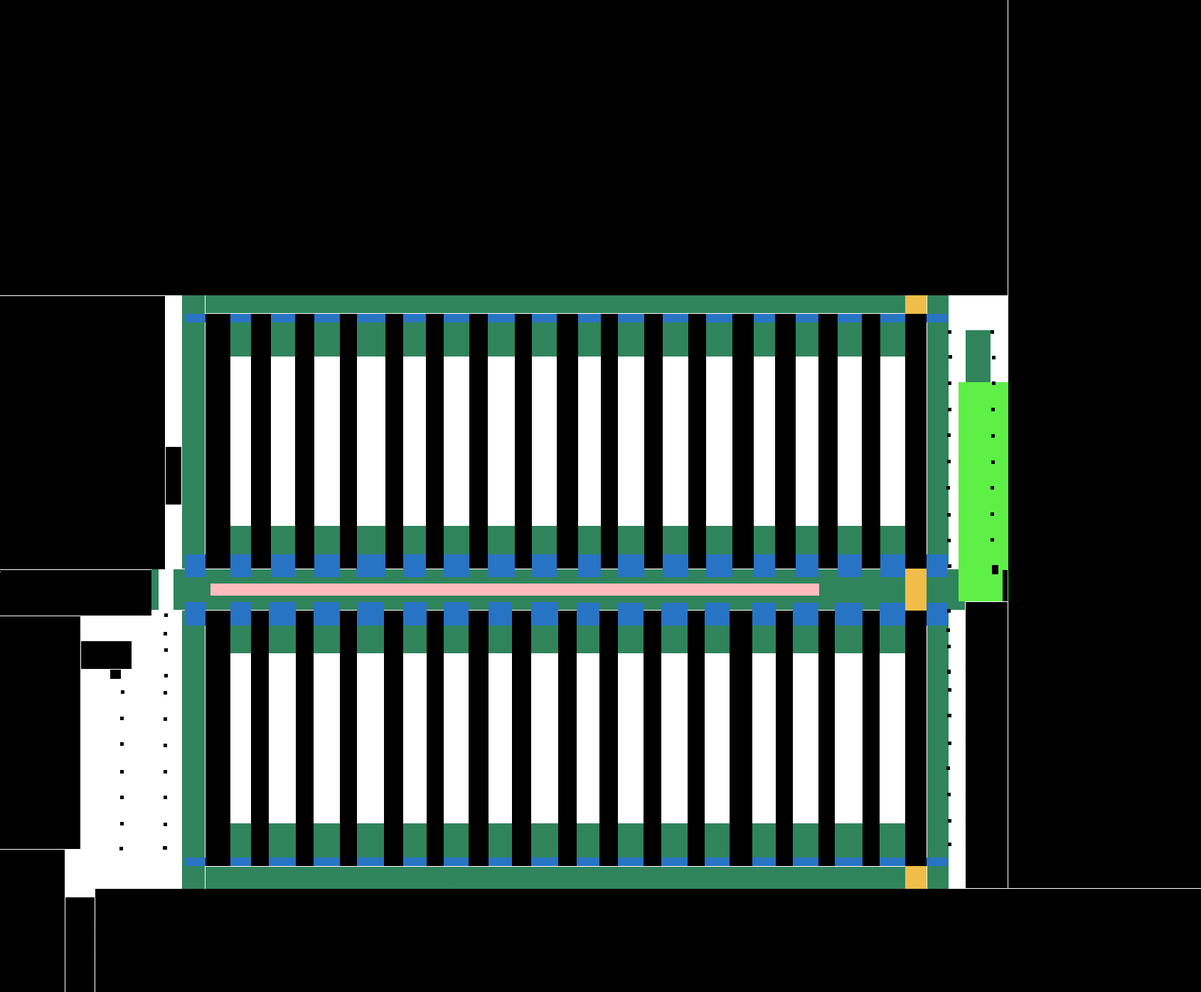
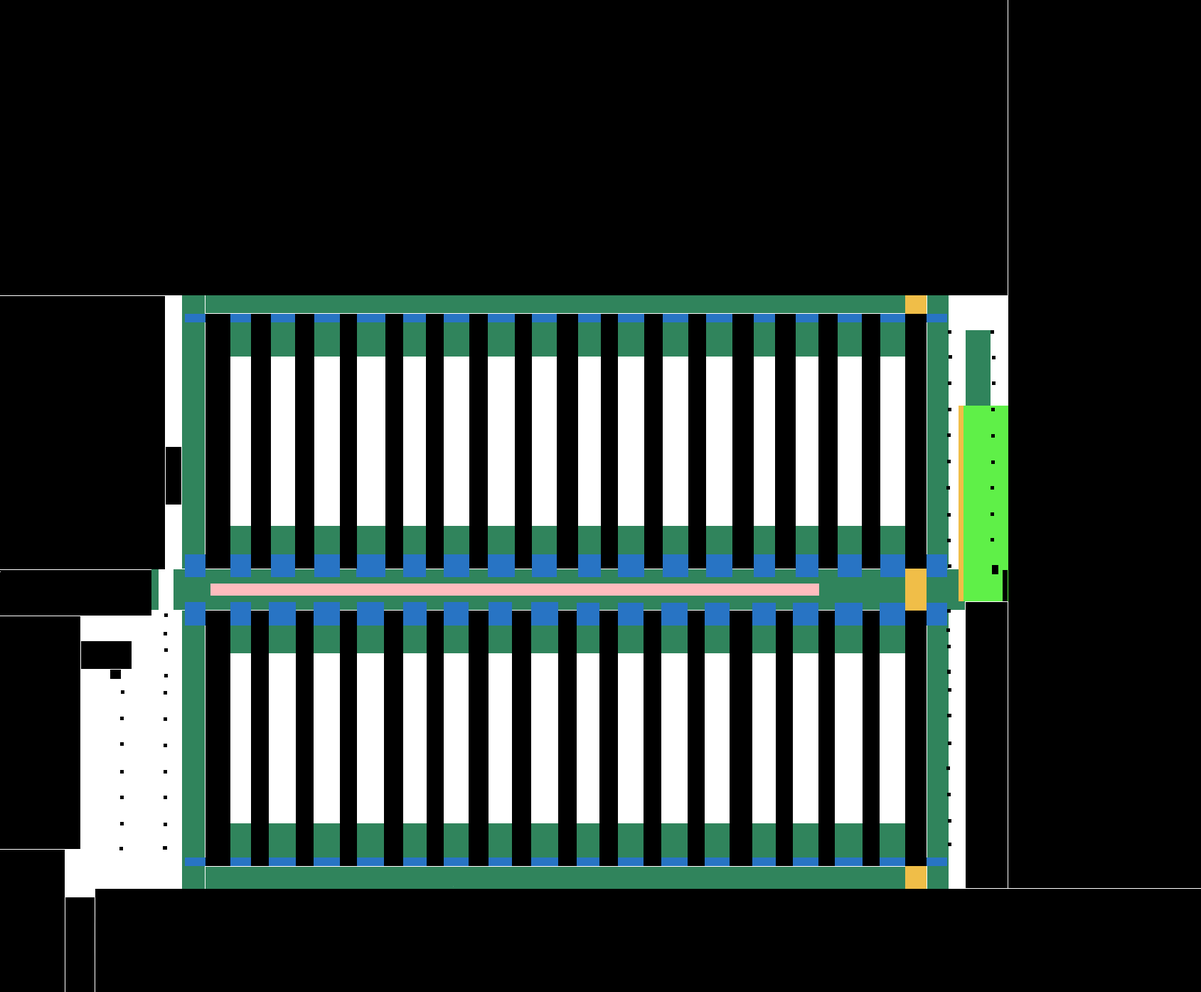
Layered file, before and after one edit (1201 × 992). Changes by layer:
painted on "One way North - South" over (x1=958, y1=381, x2=1009, y2=602)
painted on "One way East - West" over (x1=958, y1=381, x2=1009, y2=602)
